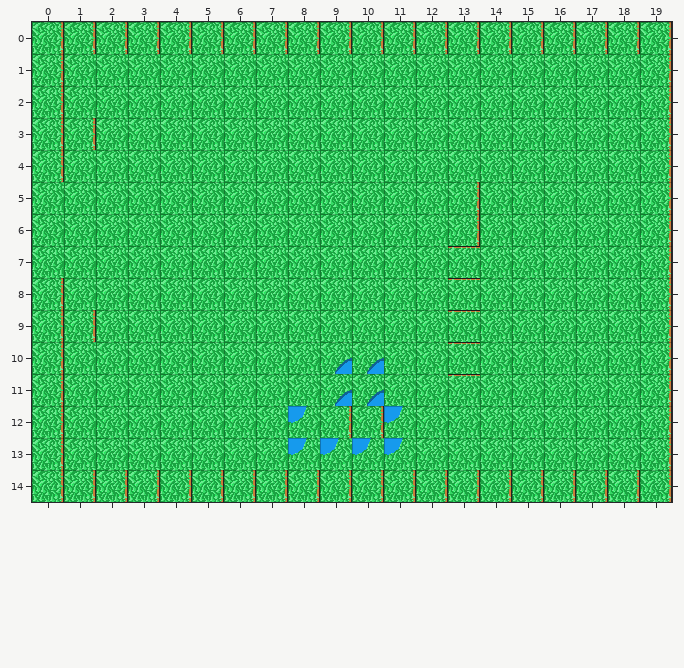
Tiled map (JSON), stored at bin/Maps/test.json. Above, as it was before the edit.
Cells are 32x32 px. Shown: x 0..19, y 0..14. The commit also replaced the tileset; all pictures use the new one.
After:
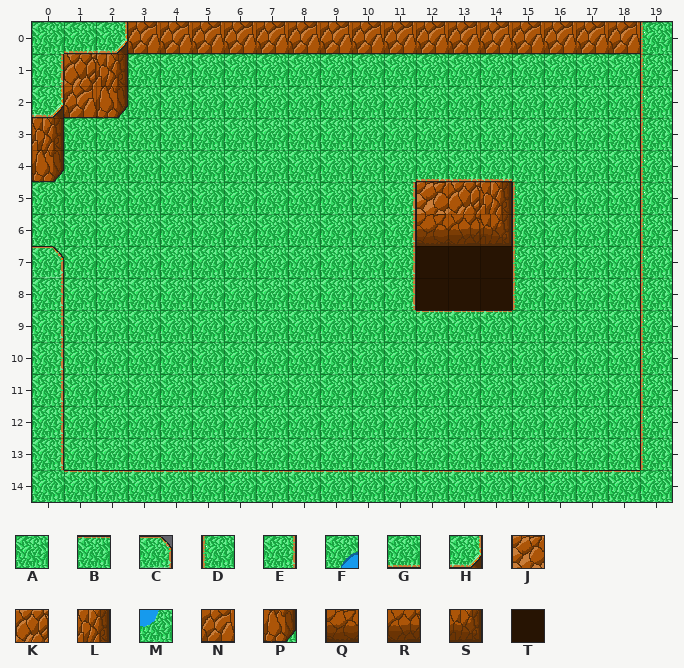
Key: from "Jungle": A 0, B 17, C 18, D 32, E 34, F 35, G 49, H 50, J 64, K 65, L 66, M 69, N 81, P 82, Q 96, R 97, S 98, T 112.
_ is an empty cell, # one hidden under a higher layer.
Diff:
Layer "Background":
y 0: x 0..19 EEEEEEEEEEEEEEEEEEEE -> AGHNNNNNNNNNNNNNNNN#
y 1: x 1..2 AA -> KL; x 19 E -> #
y 2: x 0..2 EAA -> HNP; x 19 E -> #
y 3: x 0..1 EE -> LA; x 19 E -> #
y 4: x 0 E -> P; x 12..13 AA -> ##; x 19 E -> #
y 5..6: x 11..14 AAEA -> ####; x 19 E -> #
y 7: x 11..12 AA -> ##; x 19 E -> #
y 8: x 13 B -> #; x 19 E -> #
y 9: x 1 E -> A; x 19 E -> #
y 10..11: x 13 B -> A; x 19 E -> #
y 12: x 8..11 MEEM -> AAAA; x 19 E -> #
y 13: x 8..11 MMMM -> AAAA; x 19 E -> #
y 14: x 0..19 EEEEEEEEEEEEEEEEEEEE -> ABBBBBBBBBBBBBBBBBB#
Layer "Foreground":
y 0..3: x 19 _ -> D
y 4: x 12..14 ___ -> GGG; x 19 _ -> D
y 5: x 11..15 _____ -> EJKLD; x 19 _ -> D
y 6: x 11..15 _____ -> EQRSD; x 19 _ -> D
y 7: x 0 _ -> C; x 11..15 _____ -> ETTTD; x 19 _ -> D
y 8: x 11..15 _____ -> ETTTD; x 19 _ -> D
y 9: x 12 _ -> B; x 14 _ -> B; x 19 _ -> D
y 10..11: x 9..10 FF -> __; x 19 _ -> D
y 12..13: x 19 _ -> D
y 14: x 19 _ -> A
Changed places in both pictures, as pixel boxes (x1, y1, x2, y2):
changed: (32, 22, 672, 502)
